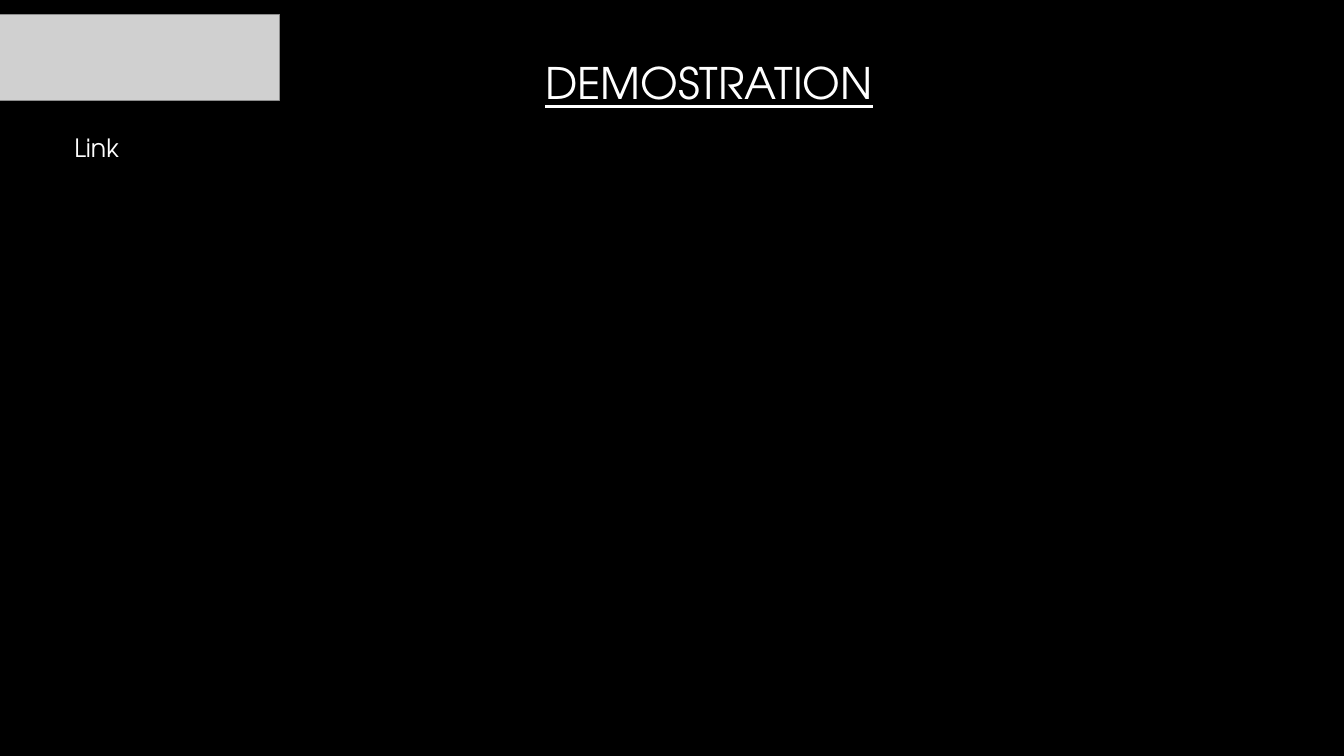
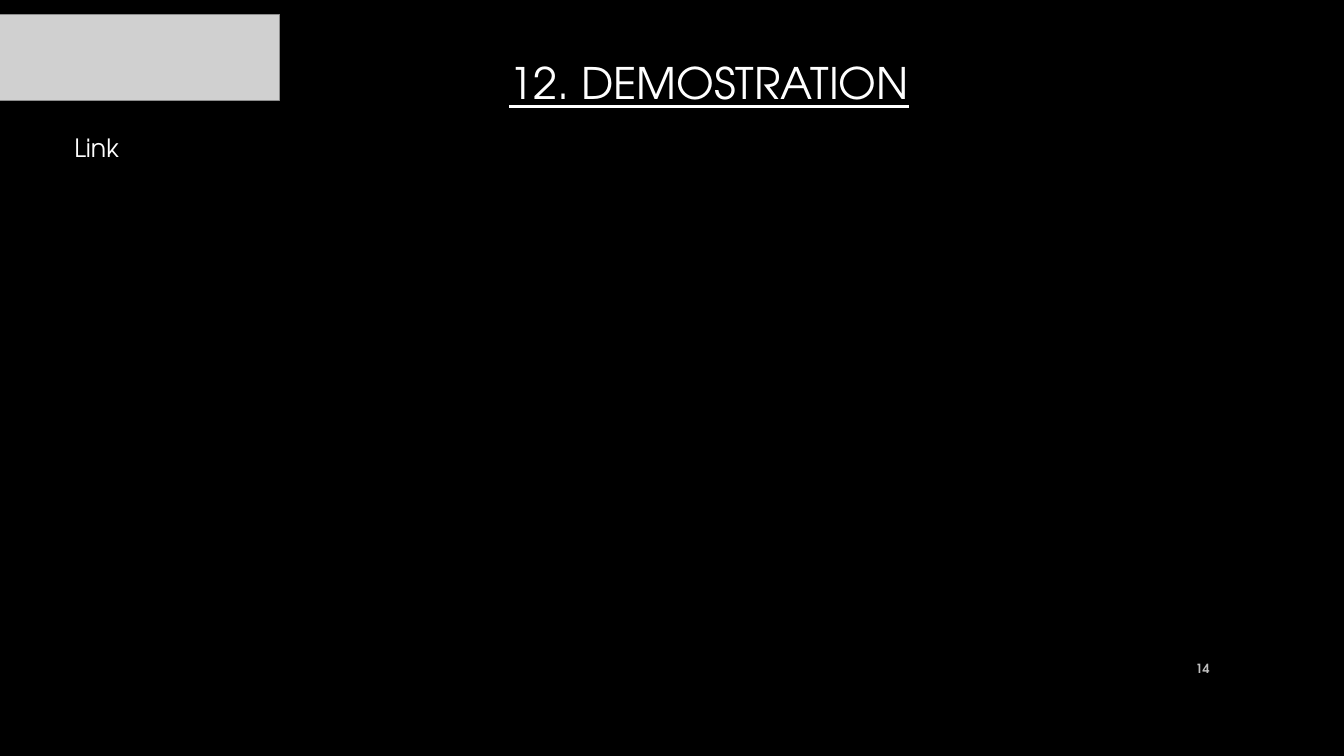
Before and after one commit to sodoto/projetFinal, a slide deck: slide 14 of presentation/CommunAction.pptx (slide 12 before the commit). Drawn at 1344x756 pixels with LibreOffice and Linux fonts; fonts in the diff are those of the drawing; grey boxes stand for pictures; background and template pictures are left out. Boxes give left, top, right and bottom in pixels: in the first picture for what was removed or moved away, otherwise in the second. Text is boxed around its words. In the diff, an @@ line names an element or a change of style, - is before the commit and + after.

```diff
--- a/presentation/CommunAction.pptx
+++ b/presentation/CommunAction.pptx
@@ title at [509,66,908,108]: text changed @@
-DEMOSTRATION
+12. DEMOSTRATION
@@ page number added at [1196,663,1210,673], 9 pt, text #BFBFBF, bold @@
+14
```
Also in this commit, not shown: 11 other slides changed, 2 slides added.
